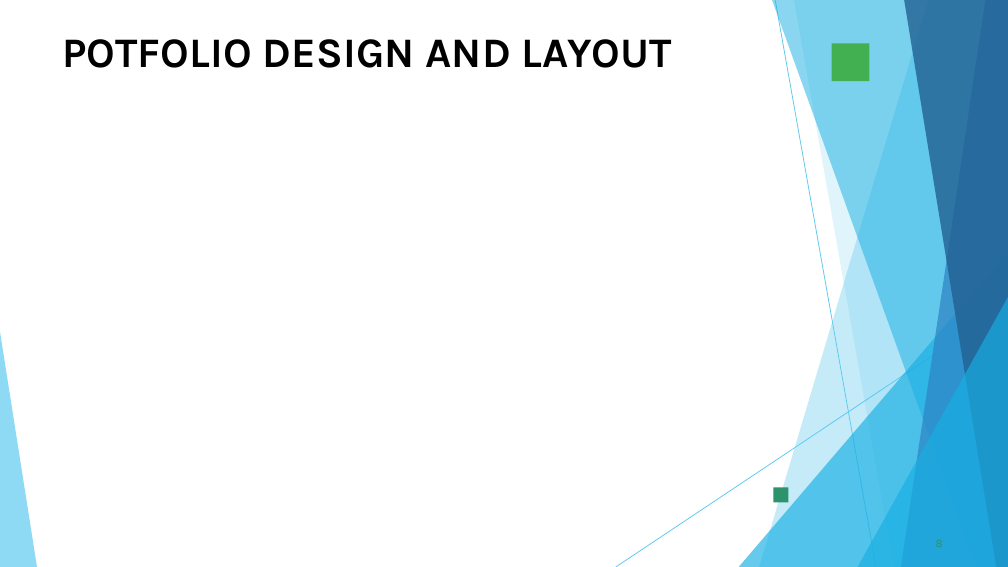
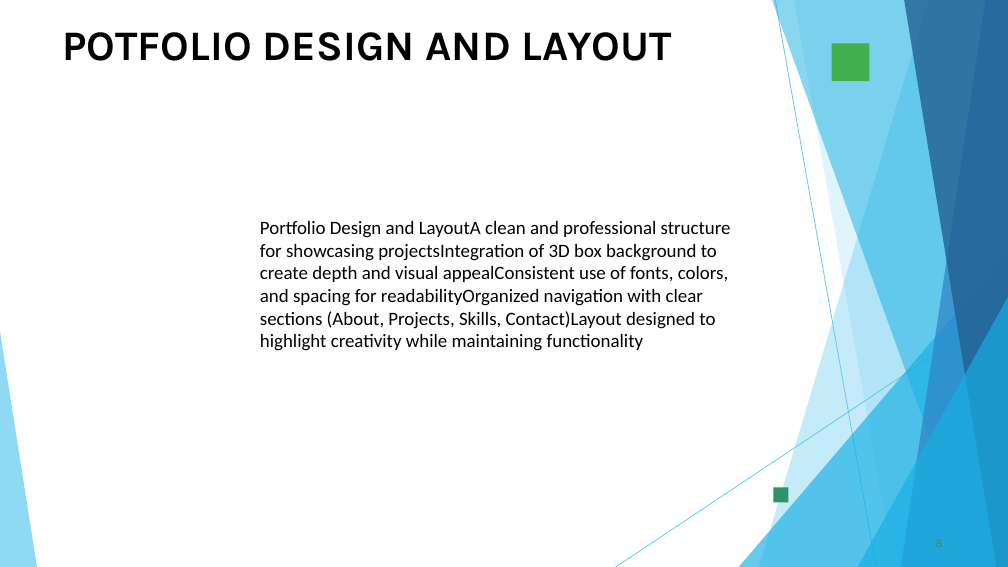
Before and after one commit to Arunkumar522007/Arun_GASCTV_ANN, a slide deck: slide 8 of PPT FWD TNSDC 2025.pptx. Drawn at 1008x567 pixels with LibreOffice and Linux fonts; fonts in the diff are those of the drawing; background and template pictures are left out. Boxes give left, top, right and bottom in pixels: in the first picture for what was removed or moved away, otherwise in the second. Text is boxed around its words. In the diff, an @@ line names an element or a change of style, - is before the commit and + after.

```diff
--- a/PPT FWD TNSDC 2025.pptx
+++ b/PPT FWD TNSDC 2025.pptx
@@ text "POTFOLIO DESIGN AND LAYOUT": place and size @@
-text "POTFOLIO DESIGN AND LAYOUT" at box(62, 39, 672, 68)
+text "POTFOLIO DESIGN AND LAYOUT" at box(62, 32, 672, 61)
@@ text added at box(260, 221, 731, 351), 18 pt, text #000000 @@
+Portfolio Design and LayoutA clean and professional structure for showcasing projectsIntegration of 3D box background to create depth and visual appealConsistent use of fonts, colors, and spacing for readabilityOrganized navigation with clear sections (About, Projects, Skills, Contact)Layout designed to highlight creativity while maintaining functionality
```
Also in this commit, not shown: 4 other slides changed.
